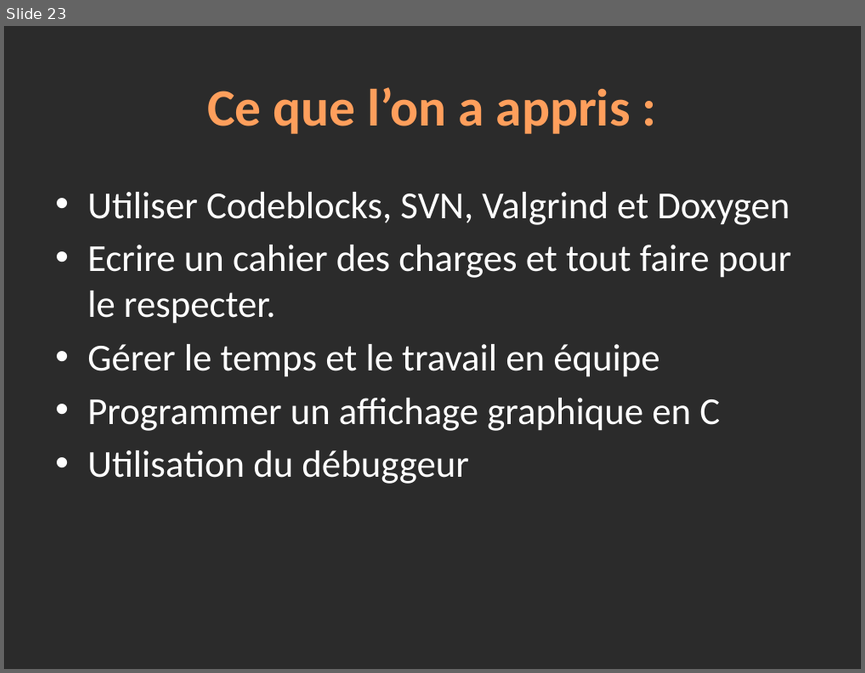
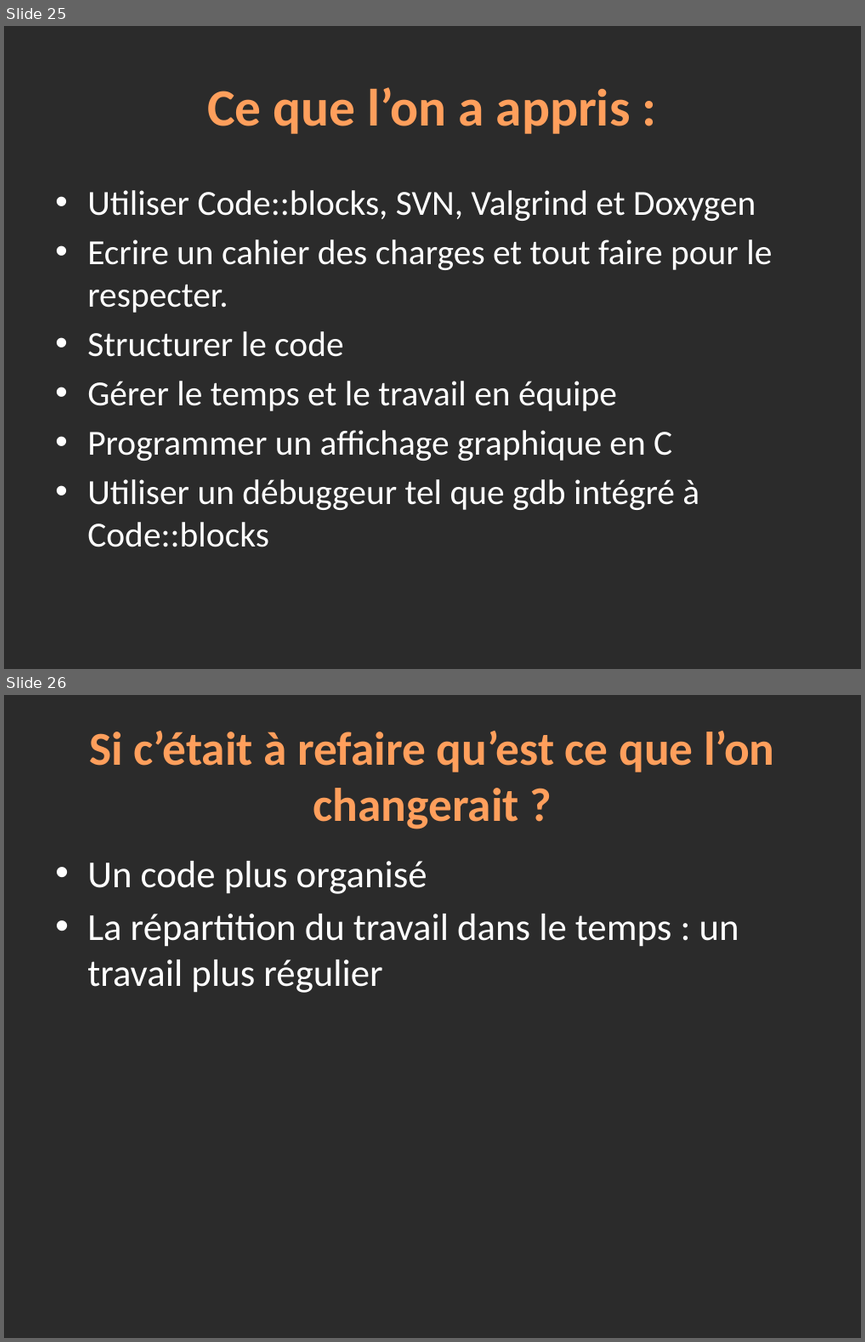
Before and after one commit to winbill/lifesevenpoker, a slide deck: Annexes/Presentation.pptx. Shown one above the other, each under a label of ours: slide 23 before the commit, slides 25 and 26 after it. The pictures are 865x673 and 865x1342 pixels, drawn with LibreOffice and Linux fonts; fonts in the diff are those of the drawing; background and template pictures are left out; a plain dark background stands for a picture behind light text. Boxes give left, top, right and bottom in pixels: in the first picture for what was removed or moved away, otherwise in the second. Text is boxed around its words. In the diff, an @@ line names an element or a change of style, - is before the commit and + after.

```diff
--- a/Annexes/Presentation.pptx
+++ b/Annexes/Presentation.pptx
@@ slide 26 added at [4,695,861,1338], background picture (left out) @@
@@ title added at [89,731,774,829], 39.6 pt, text gradient #FFA367 to #FF9F5D to #F38E3A, bold @@
+Si c’était à refaire qu’est ce que l’on changerait ?
@@ text added at [87,861,739,993], 32 pt, text #FFFFFF @@
+• Un code plus organisé
+• La répartition du travail dans le temps : un travail plus régulier
@@ what was slide 23 is now slide 25 @@
@@ slide 25 changed as well @@
@@ text at [87,190,755,221]: text changed; size 32 to 29.6 pt @@
-• Utiliser Codeblocks, SVN, Valgrind et Doxygen
+• Utiliser Code::blocks, SVN, Valgrind et Doxygen
@@ text at [87,239,772,460]: size 32 to 29.6 pt in "Ecrire un cahier des charges et tout ...", "Gérer le temps et le travail en ...", "Programmer un affichage graphique en C" @@
@@ text at [87,331,343,357]: paragraph added @@
+• Structurer le code
@@ text at [87,479,699,547]: text changed; size 32 to 29.6 pt @@
-• Utilisation du débuggeur
+• Utiliser un débuggeur tel que gdb intégré à Code::blocks
```
Also in this commit, not shown: 10 other slides changed, 2 other slides added.
